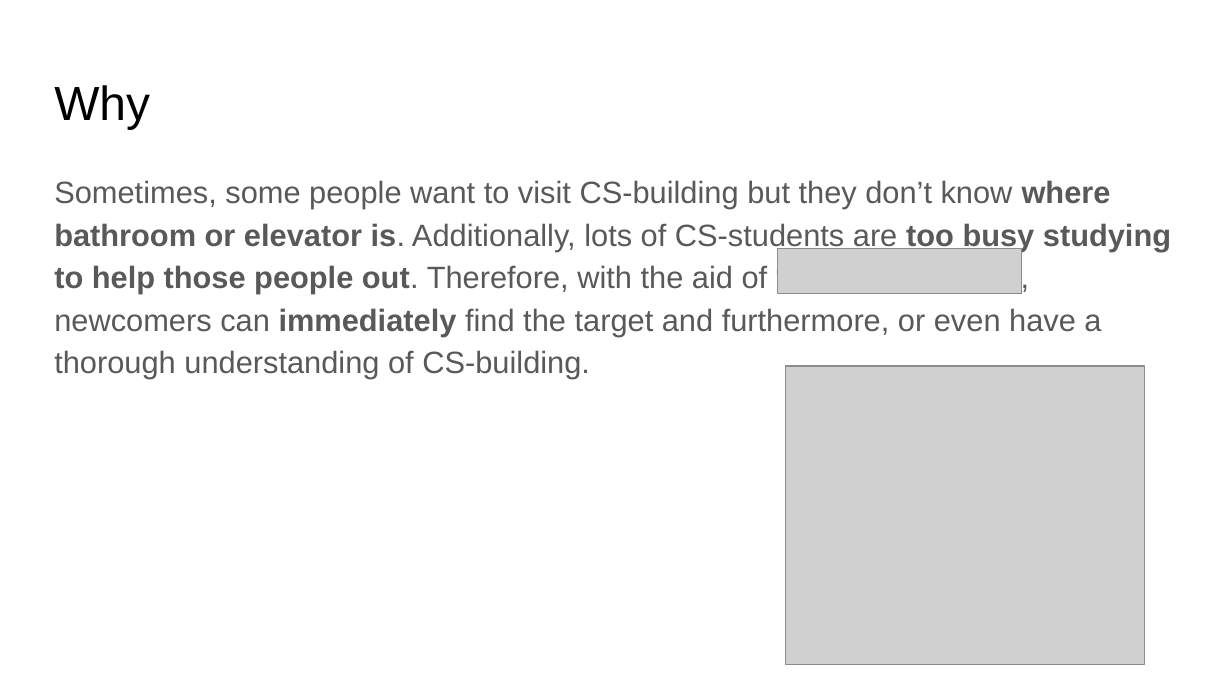
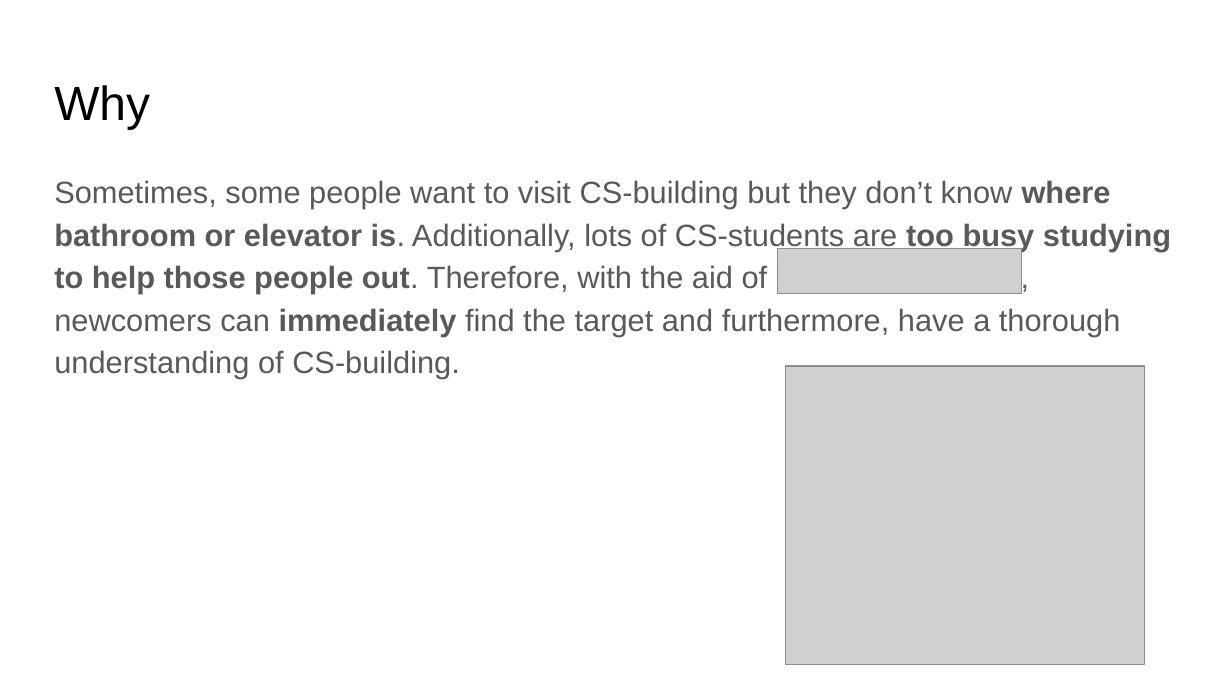
Before and after one commit to 0x13enny/CSIE-Retriever, a slide deck: slide 3 of Robotics 2019 final proposal.pptx. Drawn at 1232x693 pixels with LibreOffice and Linux fonts; fonts in the diff are those of the drawing; grey boxes stand for pictures. Boxes give left, top, right and bottom in pixels: in the first picture for what was removed or moved away, otherwise in the second. Text is boxed around its words. In the diff, an @@ line names an element or a change of style, - is before the commit and + after.

```diff
--- a/Robotics 2019 final proposal.pptx
+++ b/Robotics 2019 final proposal.pptx
@@ text at box(54, 180, 1171, 379): text changed @@
-Sometimes, some people want to visit CS-building but they don’t know where bathroom or elevator is. Additionally, lots of CS-students are too busy studying to help those people out. Therefore, with the aid of “CSIE-Retriever” , newcomers can immediately find the target and furthermore, or even have a thorough understanding of CS-building.
+Sometimes, some people want to visit CS-building but they don’t know where bathroom or elevator is. Additionally, lots of CS-students are too busy studying to help those people out. Therefore, with the aid of “CSIE-Retriever” , newcomers can immediately find the target and furthermore, have a thorough understanding of CS-building.
```
Also in this commit, not shown: 1 other file.
